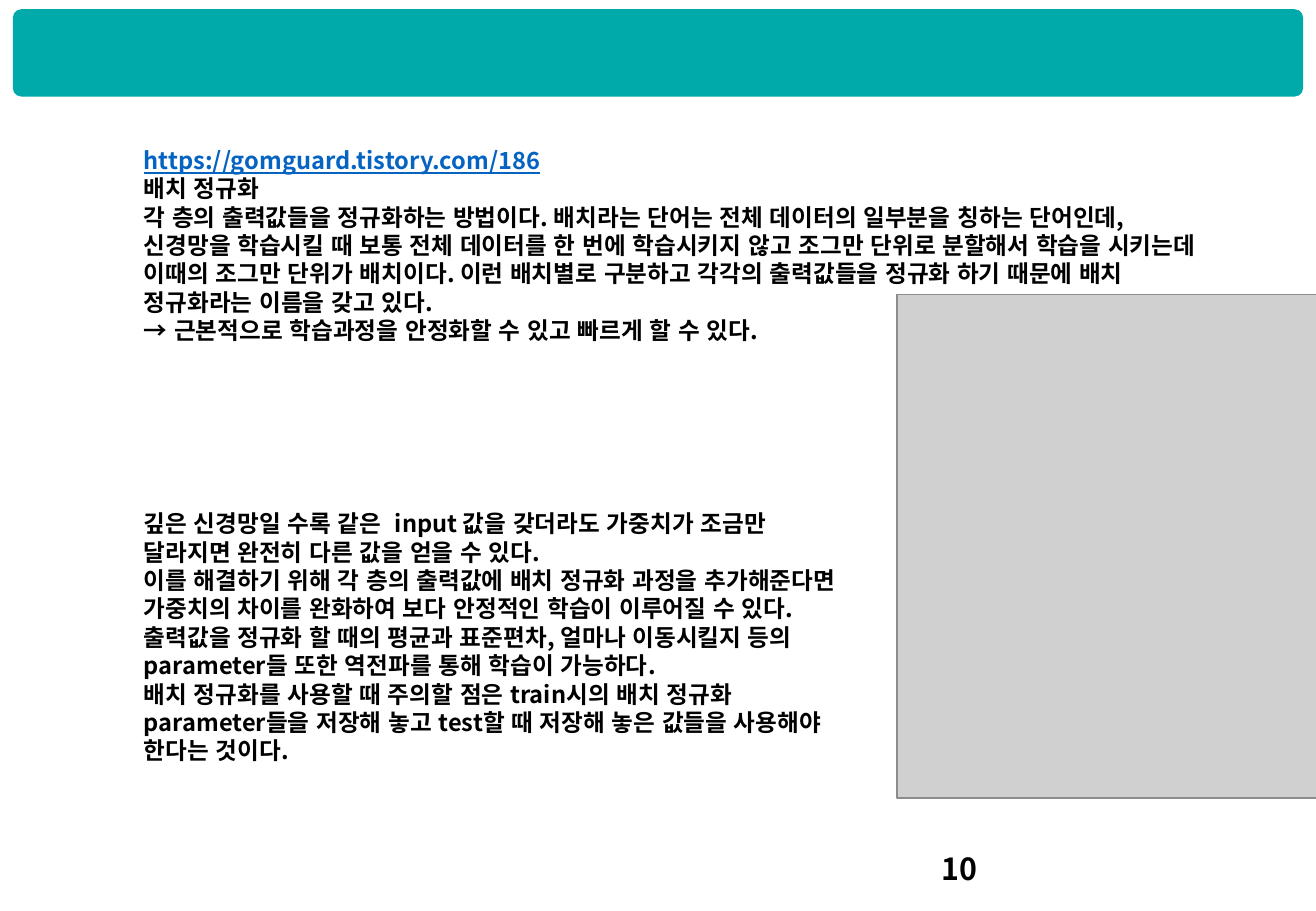
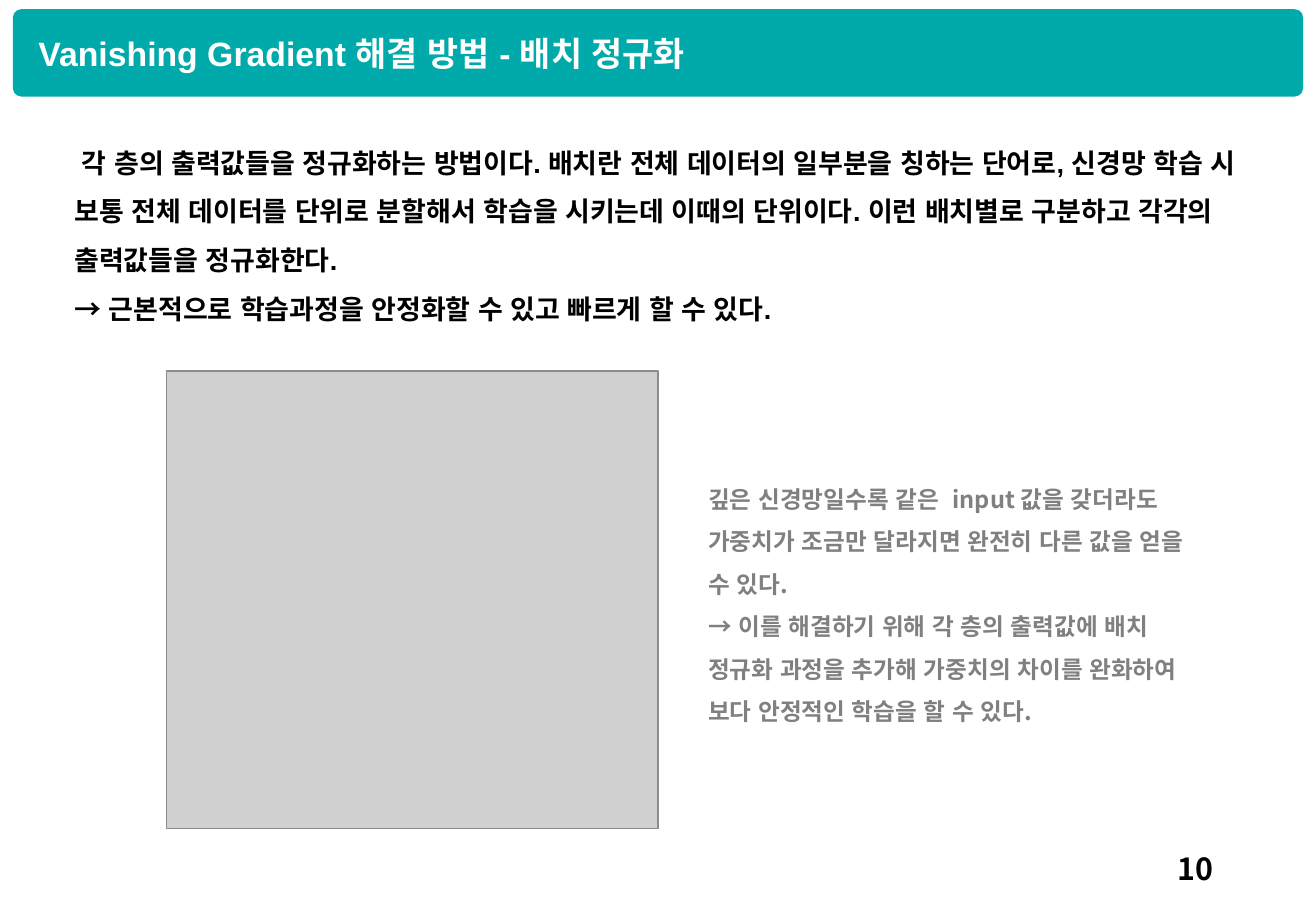
Before and after one commit to HyunQQ/analysis, a slide deck: slide 11 of dnn/dnn_hyunq.pptx. Drawn at 1316x911 pixels with LibreOffice and Linux fonts; fonts in the diff are those of the drawing; grey boxes stand for pictures. Boxes give left, top, right and bottom in pixels: in the first picture for what was removed or moved away, otherwise in the second. Text is boxed around its words. In the diff, an @@ line names an element or a change of style, - is before the commit and + after.

```diff
--- a/dnn/dnn_hyunq.pptx
+++ b/dnn/dnn_hyunq.pptx
@@ text added at (38,37,685,73), 20 pt, text #FFFFFF, bold @@
+Vanishing Gradient 해결 방법 - 배치 정규화
@@ text "각 층의 출력값들을 정규화하는 방법이다. ...": place and size @@
-text "각 층의 출력값들을 정규화하는 방법이다. ..." at (144,150,1195,341)
+text "각 층의 출력값들을 정규화하는 방법이다. ..." at (74,150,1235,322)
@@ text at (74,150,1235,273): text changed; size 14 to 16 pt; font Noto Sans CJK KR to Arial @@
-https://gomguard.tistory.com/186
-배치 정규화
-각 층의 출력값들을 정규화하는 방법이다. 배치라는 단어는 전체 데이터의 일부분을 칭하는 단어인데, 신경망을 학습시킬 때 보통 전체 데이터를 한 번에 학습시키지 않고 조그만 단위로 분할해서 학습을 시키는데 이때의 조그만 단위가 배치이다. 이런 배치별로 구분하고 각각의 출력값들을 정규화 하기 때문에 배치 정규화라는 이름을 갖고 있다.
+각 층의 출력값들을 정규화하는 방법이다. 배치란 전체 데이터의 일부분을 칭하는 단어로, 신경망 학습 시 보통 전체 데이터를 단위로 분할해서 학습을 시키는데 이때의 단위이다. 이런 배치별로 구분하고 각각의 출력값들을 정규화한다.
@@ text at (109,296,771,322): size 14 to 16 pt, font Noto Sans CJK KR to Arial in "→ 근본적으로 학습과정을 안정화할 수 있고 빠르게 ..."; line spacing 1 to 1.5 @@
@@ picture: place and size @@
-picture at (898,295,1316,800)
+picture at (166,371,657,829)
@@ text at (708,488,1183,722): text changed; text colour #000000 to #808080 @@
-깊은 신경망일 수록 같은 input 값을 갖더라도 가중치가 조금만 달라지면 완전히 다른 값을 얻을 수 있다.
-이를 해결하기 위해 각 층의 출력값에 배치 정규화 과정을 추가해준다면 가중치의 차이를 완화하여 보다 안정적인 학습이 이루어질 수 있다.
-출력값을 정규화 할 때의 평균과 표준편차, 얼마나 이동시킬지 등의 parameter들 또한 역전파를 통해 학습이 가능하다.
-배치 정규화를 사용할 때 주의할 점은 train시의 배치 정규화 parameter들을 저장해 놓고 test할 때 저장해 놓은 값들을 사용해야 한다는 것이다.
+깊은 신경망일수록 같은 input 값을 갖더라도 가중치가 조금만 달라지면 완전히 다른 값을 얻을 수 있다.
+→ 이를 해결하기 위해 각 층의 출력값에 배치 정규화 과정을 추가해 가중치의 차이를 완화하여 보다 안정적인 학습을 할 수 있다.
@@ page number at (1178,857,1214,881): alignment left to right @@
```
Also in this commit, not shown: 8 other slides changed, 5 slides added, 2 slides removed, 1 other file.
